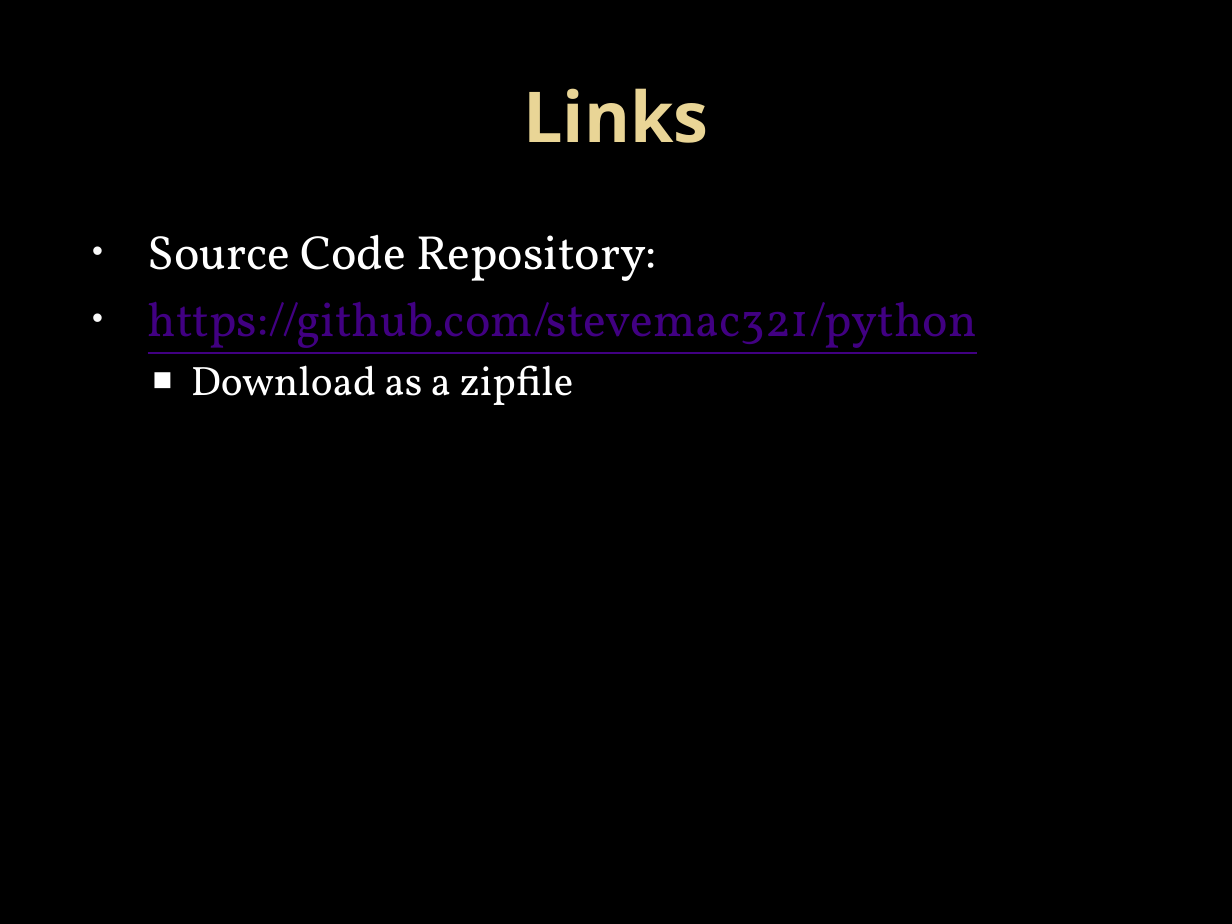
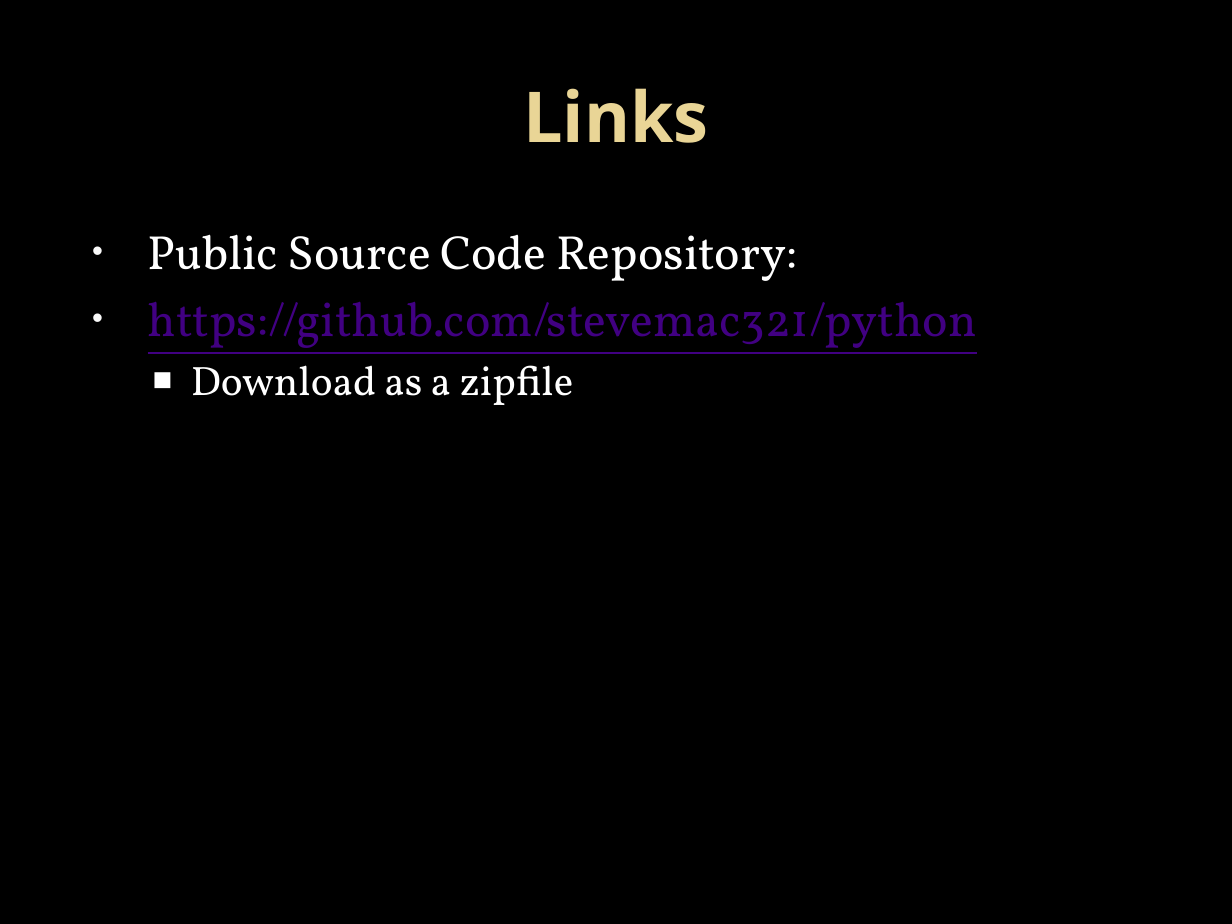
Before and after one commit to stevemac321/python, a slide deck: slide 13 of LBC Electronic Reformating.pptx (slide 11 before the commit). Drawn at 1232x924 pixels with LibreOffice and Linux fonts; fonts in the diff are those of the drawing; background and template pictures are left out. Boxes give left, top, right and bottom in pixels: in the first picture for what was removed or moved away, otherwise in the second. Text is boxed around its words. In the diff, an @@ line names an element or a change of style, - is before the commit and + after.

```diff
--- a/LBC Electronic Reformating.pptx
+++ b/LBC Electronic Reformating.pptx
@@ text at (148, 234, 797, 281): text changed @@
-• Source Code Repository:
+• Public Source Code Repository:
```
Also in this commit, not shown: 2 other slides changed, 2 slides added.
